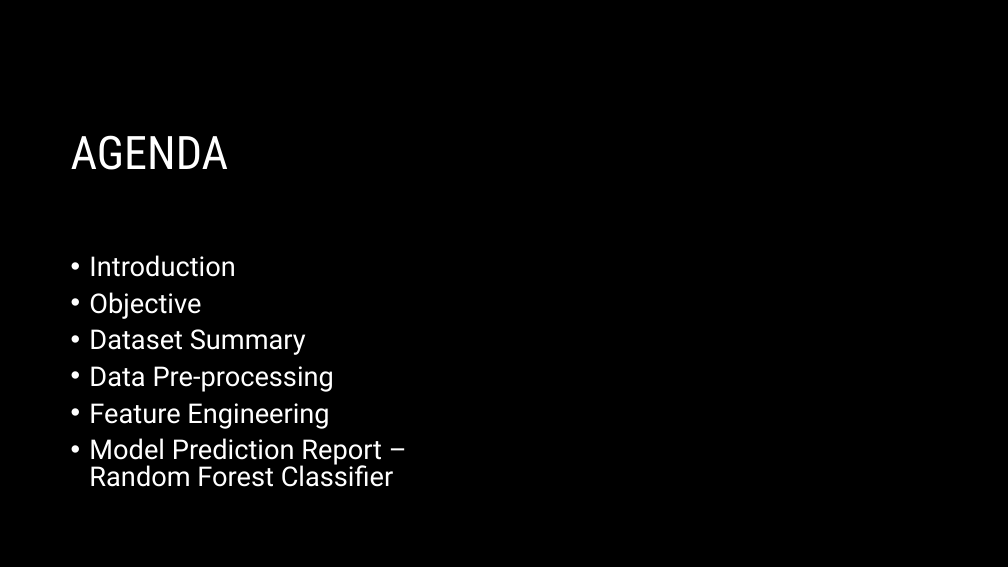
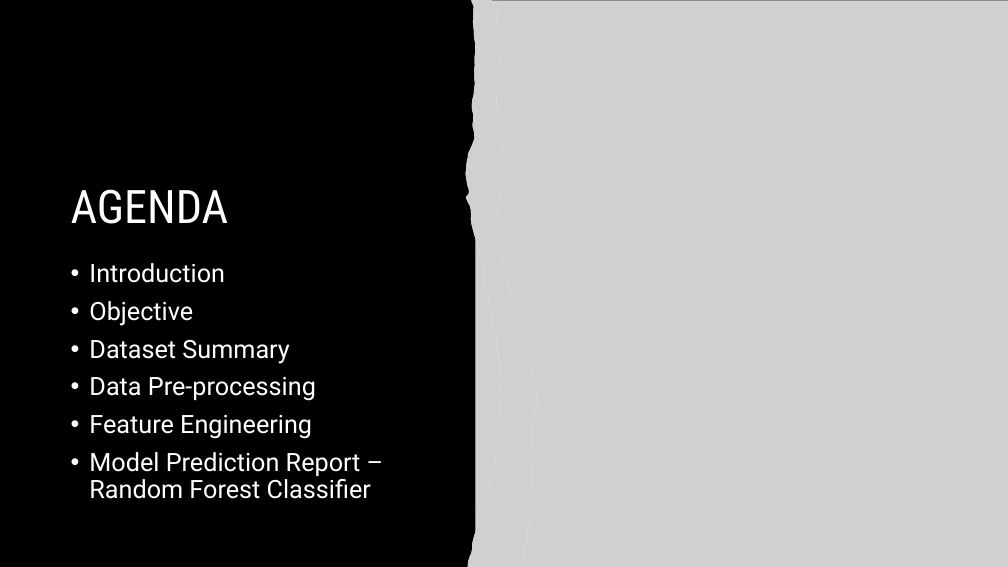
Before and after one commit to DEVARAJ-mech/Hackathon_UAV_Fault_Detection, a slide deck: slide 2 of Hackathon_UAV_Equipe_14.pptx. Drawn at 1008x567 pixels with LibreOffice and Linux fonts; fonts in the diff are those of the drawing; grey boxes stand for pictures. Boxes give left, top, right and bottom in pixels: in the first picture for what was removed or moved away, otherwise in the second. Text is boxed around its words. In the diff, an @@ line names an element or a change of style, - is before the commit and + after.

```diff
--- a/Hackathon_UAV_Equipe_14.pptx
+++ b/Hackathon_UAV_Equipe_14.pptx
@@ freeform shape added at bbox=[466, 0, 538, 567], fill #FFFFFF @@
@@ picture added at bbox=[466, 0, 538, 567] @@
@@ picture added at bbox=[476, 0, 1008, 567] @@
@@ title "AGENDA": place and size @@
-title "AGENDA" at bbox=[71, 135, 229, 170]
+title "AGENDA" at bbox=[71, 189, 229, 224]
@@ title "AGENDA" at bbox=[71, 189, 229, 224]: vertical alignment top to bottom @@
@@ text "Introduction" at bbox=[89, 263, 371, 499]: size 25.9 to 24 pt; line spacing 0.8 to 0.9 @@
```
Also in this commit, not shown: 1 other slide changed, 2 other files.
